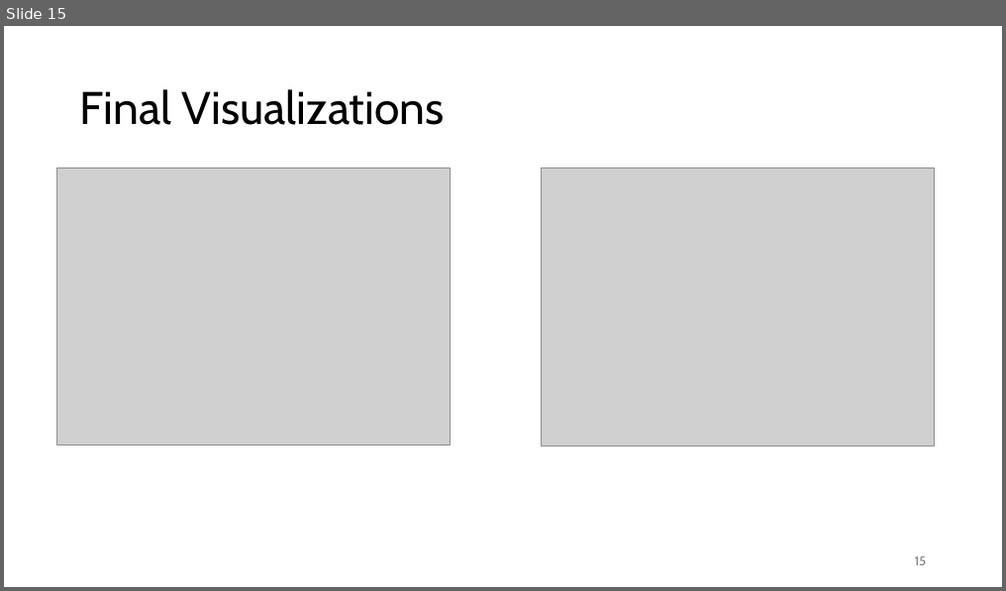
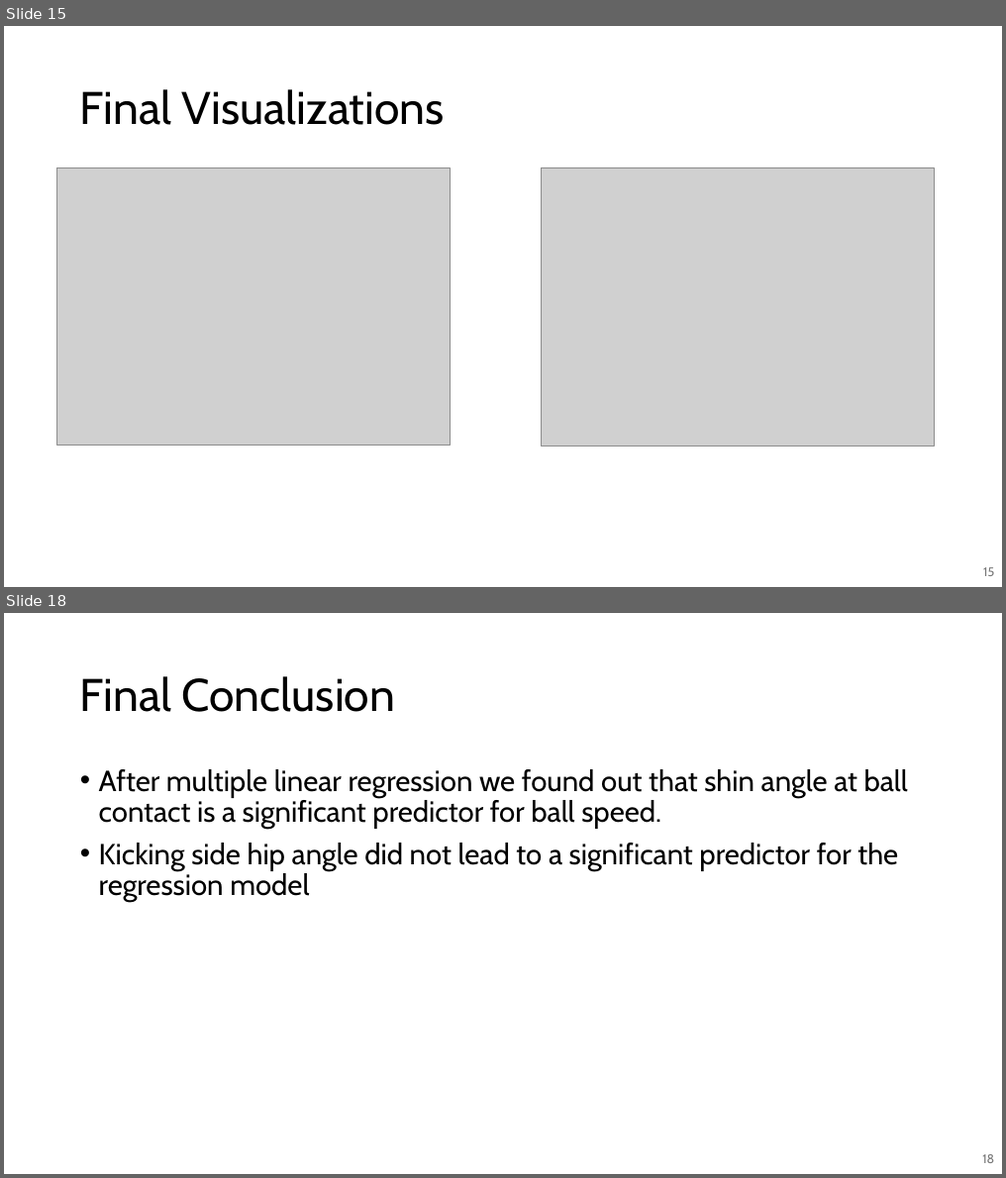
Before and after one commit to emmyregal/Soccer-Computer-Vision, a slide deck: Sport Presetation.pptx. Shown one above the other, each under a label of ours: slide 15 before the commit, slides 15 and 18 after it; the slides between them are not shown. The pictures are 1006x591 and 1006x1178 pixels, drawn with LibreOffice and Linux fonts; fonts in the diff are those of the drawing; grey boxes stand for pictures. Boxes give left, top, right and bottom in pixels: in the first picture for what was removed or moved away, otherwise in the second. Text is boxed around its words. In the diff, an @@ line names an element or a change of style, - is before the commit and + after.

```diff
--- a/Sport Presetation.pptx
+++ b/Sport Presetation.pptx
@@ slide 18 added at (4,613,1002,1174), background #FFFFFF @@
@@ title added at (80,676,395,712), 44 pt, text #000000 @@
+Final Conclusion
@@ text added at (99,769,908,903), 28 pt, text #000000 @@
+• After multiple linear regression we found out that shin angle at ball contact is a significant predictor for ball speed.
+• Kicking side hip angle did not lead to a significant predictor for the regression model
@@ page number added at (982,1155,994,1163), 12 pt, text #797979 @@
+18
@@ slide 15 changed as well @@
@@ page number: place and size @@
-page number at (915,557,926,566)
+page number at (983,568,994,576)
```
Also in this commit, not shown: 4 other slides changed, 10 other slides added, 8 slides removed, 1 other file.
